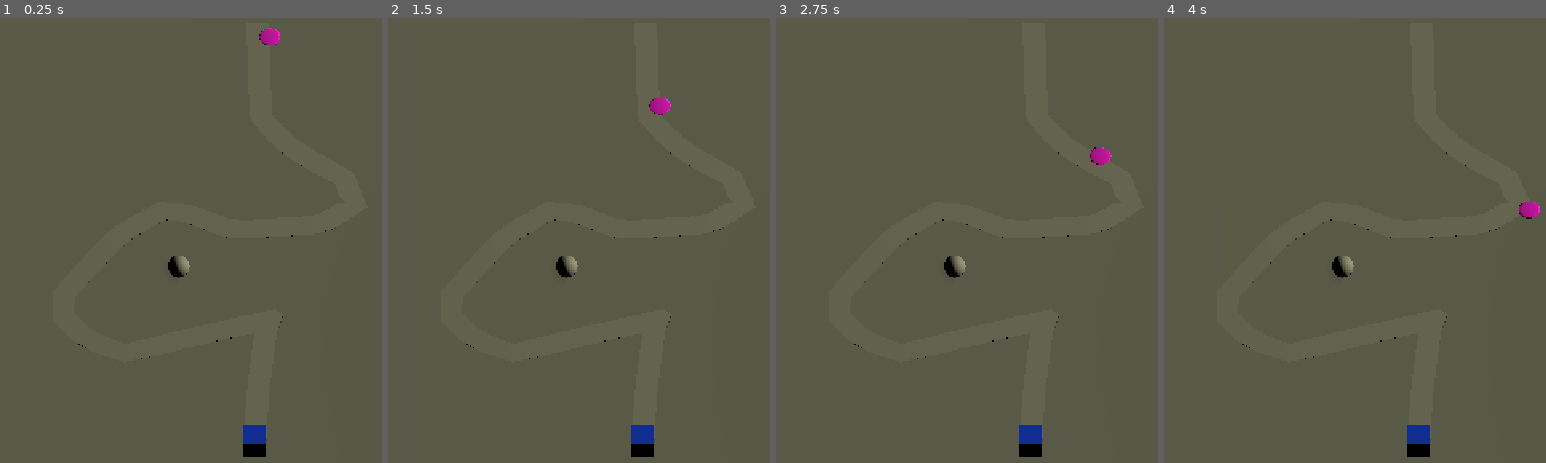
Above: before the commit, frames 1-4 (left to right).
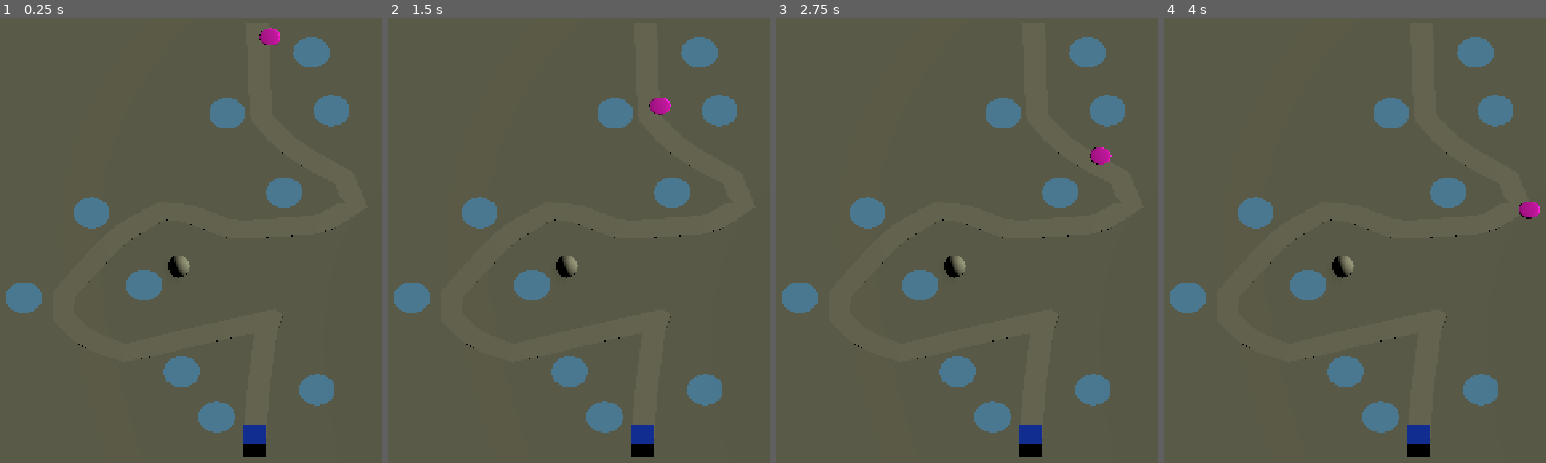
Above: after the commit, the same moments.

Repository: FrancoJVenezia/TD
Game: Godot game, scene res://scenes/levels/level_01.tscn
The game is run twice, just before and just after one commit, with the same random seed, the same clock (stepped at 60 frames per second) and the same inputs. The engine's default icon, where the game draws it, is replaced by a stand-in: a white triangle on a blue panel in a dark square.
Inputs (mouse positions are in pixels of both pictures, inside the frame that each line leads up to):
- Up to frame 1 (0.25 s): no input
- Up to frame 2 (1.5 s): tap Enter (ui_accept) at 0.5, 0.77, 1.07 s; move the mouse to (outside the picture) at 0.52 s; hold Right (ui_right) 0.53-1.25 s; click (outside the picture) at 0.67 s; drag from (498, 267) to (621, 333) at 1.27 s
- Up to frame 3 (2.75 s): tap Enter (ui_accept) at 2 s; move the mouse to (1127, 142) at 2.02 s; hold Right (ui_right) from 2.03 s (still down)
- Up to frame 4 (4 s): release Right (ui_right) at 2.75 s; drag from (1397, 333) to (1194, 173) at 2.77 s; move the mouse to (outside the picture) at 3.52 s; hold Left (ui_left) from 3.53 s (still down); tap Enter (ui_accept) at 3.77 s

The runs differ from the first frame. In frame 1, 5.2% of the frame differs, in the area x 1-92%, y 4-94%; in frame 2, 5.2%; in frame 3, 5.2%; in frame 4, 5.2%.

Commit message:
[F2.1] Add fixed build slots to level

Diff:
--- /dev/null
+++ b/scenes/levels/build_slot.tscn
@@ -0,0 +1,31 @@
+[gd_scene load_steps=5 format=3]
+
+[ext_resource type="Script" path="res://scripts/build_slot.gd" id="1"]
+
+[sub_resource type="CylinderMesh" id="CylinderMesh_slot"]
+top_radius = 0.8
+bottom_radius = 0.8
+height = 0.1
+
+[sub_resource type="StandardMaterial3D" id="StandardMaterial3D_slot"]
+transparency = 1
+shading_mode = 0
+albedo_color = Color(0.2, 0.65, 1, 0.4)
+
+[sub_resource type="CylinderShape3D" id="CylinderShape3D_slot"]
+radius = 0.8
+height = 0.1
+
+[node name="BuildSlot" type="Node3D"]
+script = ExtResource("1")
+
+[node name="Visual" type="MeshInstance3D" parent="."]
+mesh = SubResource("CylinderMesh_slot")
+material_override = SubResource("StandardMaterial3D_slot")
+
+[node name="ClickArea" type="Area3D" parent="."]
+collision_layer = 16
+collision_mask = 0
+
+[node name="CollisionShape3D" type="CollisionShape3D" parent="ClickArea"]
+shape = SubResource("CylinderShape3D_slot")
--- a/scenes/levels/level_01.tscn
+++ b/scenes/levels/level_01.tscn
@@ -3,6 +3,7 @@
 [ext_resource type="Script" uid="uid://cw0udg76a0wmr" path="res://scripts/level.gd" id="1_qdh5e"]
 [ext_resource type="Script" uid="uid://uvegd81h83w7" path="res://scripts/core/health.gd" id="2_50wog"]
 [ext_resource type="PackedScene" uid="uid://ci4501adc61vj" path="res://scenes/towers/tower.tscn" id="3_2djvx"]
+[ext_resource type="PackedScene" path="res://scenes/levels/build_slot.tscn" id="4_build_slot"]
 
 [sub_resource type="StandardMaterial3D" id="StandardMaterial3D_445s5"]
 albedo_color = Color(0.5, 0.5, 0.5, 1)
@@ -55,6 +56,36 @@
 
 [node name="BuildSlots" type="Node3D" parent="." unique_id=1887118405]
 
+[node name="BuildSlot1" parent="BuildSlots" unique_id=1843373488 instance=ExtResource("4_build_slot")]
+transform = Transform3D(1, 0, 0, 0, 1, 0, 0, 0, 1, 1.7543416, 0.3189276, -10.111646)
+
+[node name="BuildSlot2" parent="BuildSlots" unique_id=608380669 instance=ExtResource("4_build_slot")]
+transform = Transform3D(1, 0, 0, 0, 1, 0, 0, 0, 1, -2, 0.05, -7)
+
+[node name="BuildSlot3" parent="BuildSlots" unique_id=559473116 instance=ExtResource("4_build_slot")]
+transform = Transform3D(1, 0, 0, 0, 1, 0, 0, 0, 1, 2.633541, 0.05, -7.153263)
+
+[node name="BuildSlot4" parent="BuildSlots" unique_id=254802345 instance=ExtResource("4_build_slot")]
+transform = Transform3D(1, 0, 0, 0, 1, 0, 0, 0, 1, 0.5431776, 0.05, -2.7156935)
+
+[node name="BuildSlot5" parent="BuildSlots" unique_id=413689673 instance=ExtResource("4_build_slot")]
+transform = Transform3D(1, 0, 0, 0, 1, 0, 0, 0, 1, -8, 0.05, -1.6084776)
+
+[node name="BuildSlot6" parent="BuildSlots" unique_id=467366087 instance=ExtResource("4_build_slot")]
+transform = Transform3D(1, 0, 0, 0, 1, 0, 0, 0, 1, -5.6656933, 0.05, 2.3235908)
+
+[node name="BuildSlot7" parent="BuildSlots" unique_id=1189898145 instance=ExtResource("4_build_slot")]
+transform = Transform3D(1, 0, 0, 0, 1, 0, 0, 0, 1, -11.003197, 0.05, 3)
+
+[node name="BuildSlot8" parent="BuildSlots" unique_id=1890383063 instance=ExtResource("4_build_slot")]
+transform = Transform3D(1, 0, 0, 0, 1, 0, 0, 0, 1, -4, 0.05, 7.0146904)
+
+[node name="BuildSlot9" parent="BuildSlots" unique_id=885532009 instance=ExtResource("4_build_slot")]
+transform = Transform3D(1, 0, 0, 0, 1, 0, 0, 0, 1, 2, 0.05, 8)
+
+[node name="BuildSlot10" parent="BuildSlots" unique_id=3437763 instance=ExtResource("4_build_slot")]
+transform = Transform3D(1, 0, 0, 0, 1, 0, 0, 0, 1, -2.4496226, 0.05, 9.469931)
+
 [node name="Base" type="Node3D" parent="." unique_id=1659158335]
 transform = Transform3D(1, 0, 0, 0, 1, 0, 0, 0, 1, -0.7810383, 0.5, 11.108313)
 
--- /dev/null
+++ b/scripts/build_slot.gd
@@ -0,0 +1,36 @@
+class_name BuildSlot extends Node3D
+
+var occupant: Tower
+
+@onready var _visual: MeshInstance3D = $Visual
+
+
+func _ready() -> void:
+	var material := _visual.material_override as StandardMaterial3D
+	if material != null:
+		_visual.material_override = material.duplicate()
+
+
+func is_free() -> bool:
+	return occupant == null or not is_instance_valid(occupant)
+
+
+func place_tower(tower: Tower) -> void:
+	if tower == null or not is_free():
+		return
+	add_child(tower)
+	tower.position = Vector3.ZERO
+	occupant = tower
+
+
+func clear() -> void:
+	if is_instance_valid(occupant):
+		occupant.queue_free()
+	occupant = null
+
+
+func set_highlight(on: bool) -> void:
+	var material := _visual.material_override as StandardMaterial3D
+	if material == null:
+		return
+	material.albedo_color = Color(0.25, 0.9, 0.35, 0.55) if on else Color(0.2, 0.65, 1.0, 0.4)
--- a/scripts/tower.gd
+++ b/scripts/tower.gd
@@ -12,7 +12,7 @@
 @onready var _model: Node3D = $Model
 @onready var _range_area: Area3D = $RangeArea
 @onready var _range_shape: CollisionShape3D = $RangeArea/CollisionShape3D
-@onready var _projectiles_root: Node3D = $"../Projectiles Root"
+@onready var _projectiles_root: Node3D = get_tree().current_scene.get_node("Projectiles Root")
 
 
 func _ready() -> void:
Not shown, added: scripts/build_slot.gd.uid
